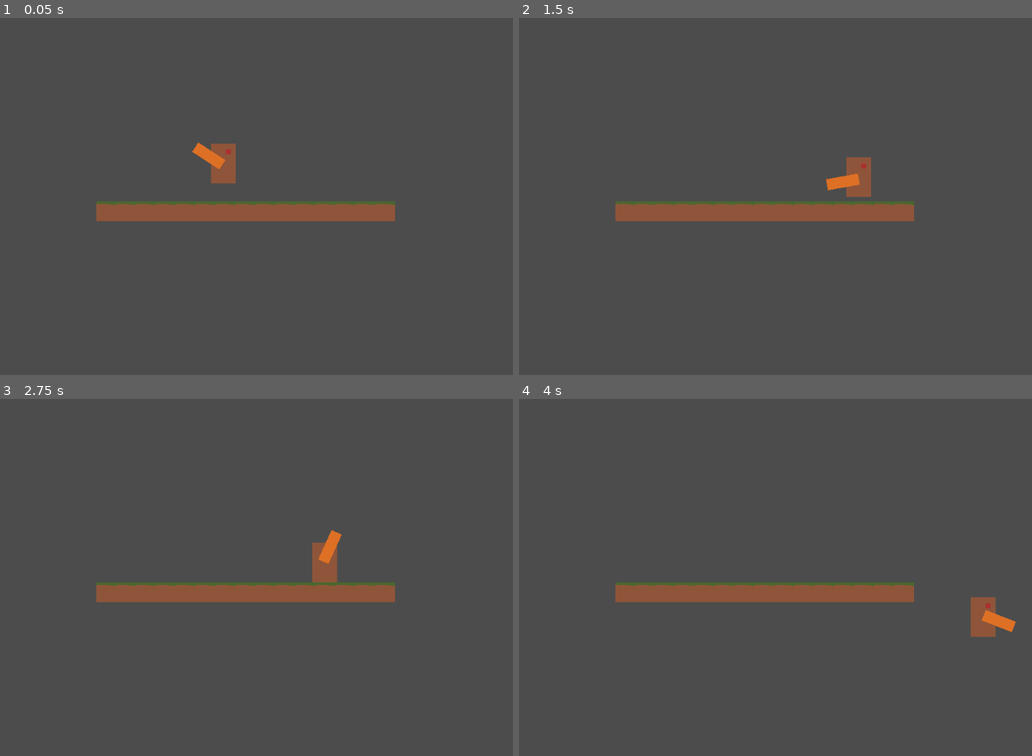
Above: before the commit, frames 1-4 (two rows, left to right).
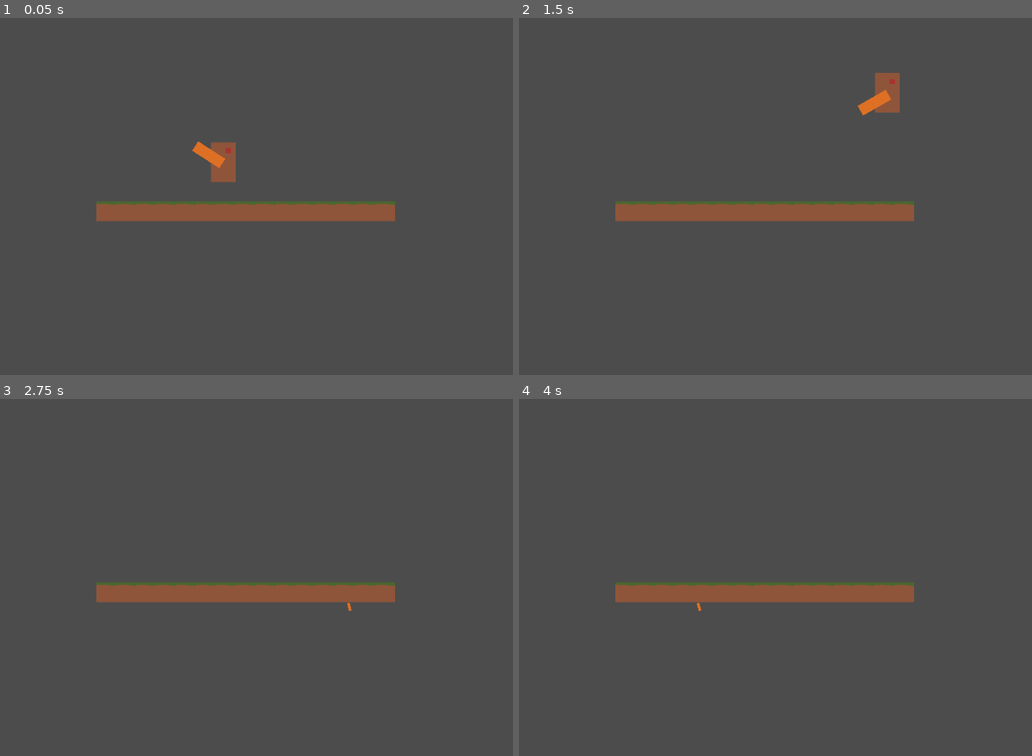
Above: after the commit, the same moments.

Repository: Fenyx-bot/Global-Game-Jam-Sousse
Game: Godot game, scene res://Scenes/World.tscn
The game is run twice, just before and just after one commit, with the same random seed, the same clock (stepped at 60 frames per second) and the same inputs.
Inputs (mouse positions are in pixels of both pictures, inside the frame that each line leads up to):
- Up to frame 1 (0.05 s): no input
- Up to frame 2 (1.5 s): tap Enter at 0.5 s; move the mouse to (955, 171) at 0.52 s; hold Space (jump) 0.53-1.28 s; hold D (right) from 0.53 s (still down); click (955, 171) at 0.6 s; move the mouse to (688, 207) at 1.27 s; tap Space (jump) at 1.35 s
- Up to frame 3 (2.75 s): tap Space (jump) at 1.52, 1.82 s; click (169, 588) at 1.55 s; move the mouse to (359, 488) at 2.02 s; release D (right) at 2.03 s; hold A (left) from 2.03 s (still down); hold Space (jump) from 2.03 s (still down); click (359, 488) at 2.1 s
- Up to frame 4 (4 s): move the mouse to (780, 645) at 2.77 s; release A (left) at 2.78 s; release Space (jump) at 2.78 s; hold D (right) from 2.78 s (still down); click (780, 645) at 2.85 s; tap Space (jump) at 3.02, 3.32 s; move the mouse to (1006, 627) at 3.52 s; hold Space (jump) from 3.53 s (still down)

The runs differ from the first frame. In frame 1, 0.1% of the frame differs, in the area x 37-46%, y 34-47%; in frame 2, 1.3%, in the area x 59-75%, y 15-51%; in frame 3, 0.6%; in frame 4, 0.7%.

Commit message:
shooting

Diff:
--- /dev/null
+++ b/Bullet.gd
@@ -0,0 +1,16 @@
+extends KinematicBody2D
+
+var speed = 900
+var damage = 20
+var dir = Vector2()
+
+
+func _physics_process(_delta):
+	var _temp = move_and_slide(dir.normalized() * speed)
+
+
+func _on_BulletArea_body_entered(body):
+	if body.is_in_group("Damagable"):
+		body.TakeDamage(damage)
+	if not body.is_in_group("bullet"):
+		queue_free()
--- /dev/null
+++ b/Nodes/Bullet.tscn
@@ -0,0 +1,26 @@
+[gd_scene load_steps=4 format=2]
+
+[ext_resource path="res://Assets/PlayerSprites/gun.png" type="Texture" id=1]
+[ext_resource path="res://Bullet.gd" type="Script" id=2]
+
+[sub_resource type="RectangleShape2D" id=1]
+extents = Vector2( 7, 2.5 )
+
+[node name="Bullet" type="KinematicBody2D" groups=["bullet"]]
+script = ExtResource( 2 )
+
+[node name="Sprite" type="Sprite" parent="."]
+scale = Vector2( 0.5, 0.5 )
+texture = ExtResource( 1 )
+
+[node name="CollisionShape2D" type="CollisionShape2D" parent="."]
+position = Vector2( 1, -0.5 )
+shape = SubResource( 1 )
+
+[node name="BulletArea" type="Area2D" parent="."]
+
+[node name="CollisionShape2D" type="CollisionShape2D" parent="BulletArea"]
+position = Vector2( 1, -0.5 )
+shape = SubResource( 1 )
+
+[connection signal="body_entered" from="BulletArea" to="." method="_on_BulletArea_body_entered"]
--- a/Nodes/Player.tscn
+++ b/Nodes/Player.tscn
@@ -26,3 +26,14 @@
 position = Vector2( -12, 0 )
 scale = Vector2( 2, 2 )
 texture = ExtResource( 3 )
+
+[node name="GunPoint" type="Node2D" parent="GunHolder/Gun"]
+position = Vector2( 40, -3 )
+
+[node name="Timers" type="Node2D" parent="."]
+
+[node name="TimeBetweenShots" type="Timer" parent="Timers"]
+wait_time = 0.3
+one_shot = true
+
+[connection signal="timeout" from="Timers/TimeBetweenShots" to="." method="_on_TimeBetweenShots_timeout"]
--- a/Scenes/World.tscn
+++ b/Scenes/World.tscn
@@ -55,11 +55,11 @@
 
 [node name="World" type="Node2D"]
 
+[node name="Player" parent="." instance=ExtResource( 1 )]
+position = Vector2( 396, 254 )
+
 [node name="TileMap" type="TileMap" parent="."]
 tile_set = SubResource( 3 )
 cell_size = Vector2( 32, 32 )
 format = 1
 tile_data = PoolIntArray( 655366, 1, 0, 655367, 1, 0, 655368, 1, 0, 655369, 1, 0, 655370, 1, 0, 655371, 1, 0, 655372, 1, 0, 655373, 1, 0, 655374, 1, 0, 655375, 1, 0, 655376, 1, 0, 655377, 1, 0, 655378, 1, 0, 655379, 1, 0, 655380, 1, 0 )
-
-[node name="Player" parent="TileMap" instance=ExtResource( 1 )]
-position = Vector2( 396, 254 )
--- a/Scripts/Player.gd
+++ b/Scripts/Player.gd
@@ -1,37 +1,55 @@
 extends KinematicBody2D
 
 
-var speed = 200
+var speed = 250
 var velocity = Vector2()
-var gravity = 90
-var jumpForce = -1200
+var gravity = 50
+var jumpForce = -900
 
+var canShoot = true
 
 #Nodes
 onready var GunHolder = get_node("GunHolder")
+onready var gunPos = get_node("GunHolder/Gun/GunPoint")
+var bullet = preload("res://Nodes/Bullet.tscn")
 
 
 func _ready():
 	pass
 
 func _process(_delta):
+	HandleGun()
+
 	#Movement
 	velocity.x = int(Input.is_action_pressed("right")) - int(Input.is_action_pressed("left"))
 	velocity.x *= speed
 
-	GunHolder.look_at(get_global_mouse_position())
-
 	#Gravity
 	if !is_on_floor():
 		velocity.y += gravity
-		if velocity.y > 200:
-			velocity.y = 200
 
 	#Jumping
-	if Input.is_action_just_pressed("jump") and is_on_floor():
+	if Input.is_action_pressed("jump") and is_on_floor():
 		velocity.y = jumpForce
 
 
+func HandleGun():
+	GunHolder.look_at(get_global_mouse_position())
+	if Input.is_action_just_pressed("shoot") and canShoot:
+		canShoot = false
+		get_node("Timers/TimeBetweenShots").start()
+		shoot()
 
 func _physics_process(_delta):
 	velocity = move_and_slide(velocity, Vector2.UP)
+
+func shoot():
+	var bulletInstance = bullet.instance()
+	bulletInstance.dir = get_global_mouse_position() - global_position
+	bulletInstance.global_position = gunPos.get_global_position()
+	bulletInstance.rotation = GunHolder.rotation
+	get_tree().get_root().add_child(bulletInstance)
+
+
+func _on_TimeBetweenShots_timeout():
+	canShoot = true
